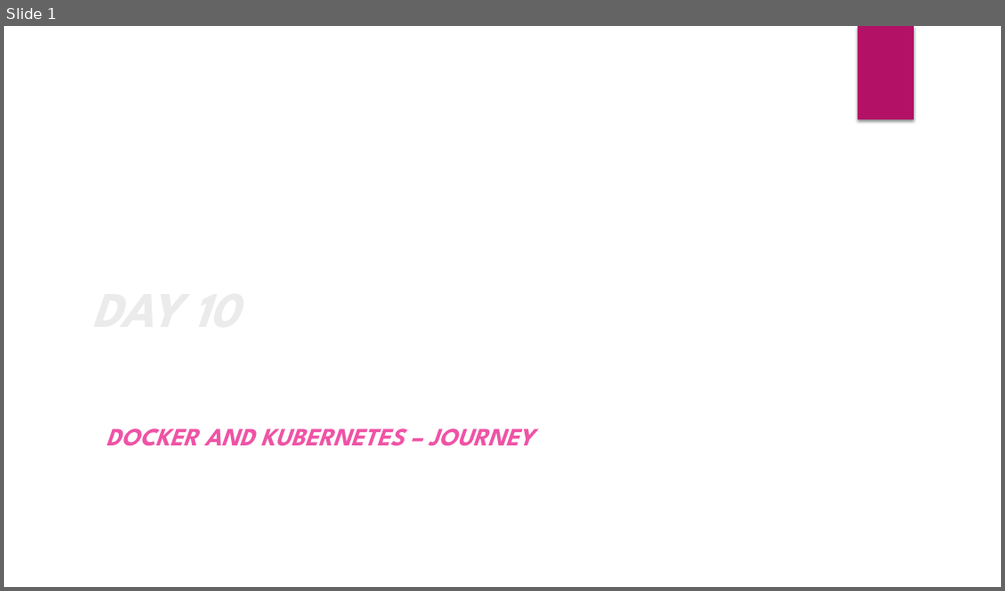
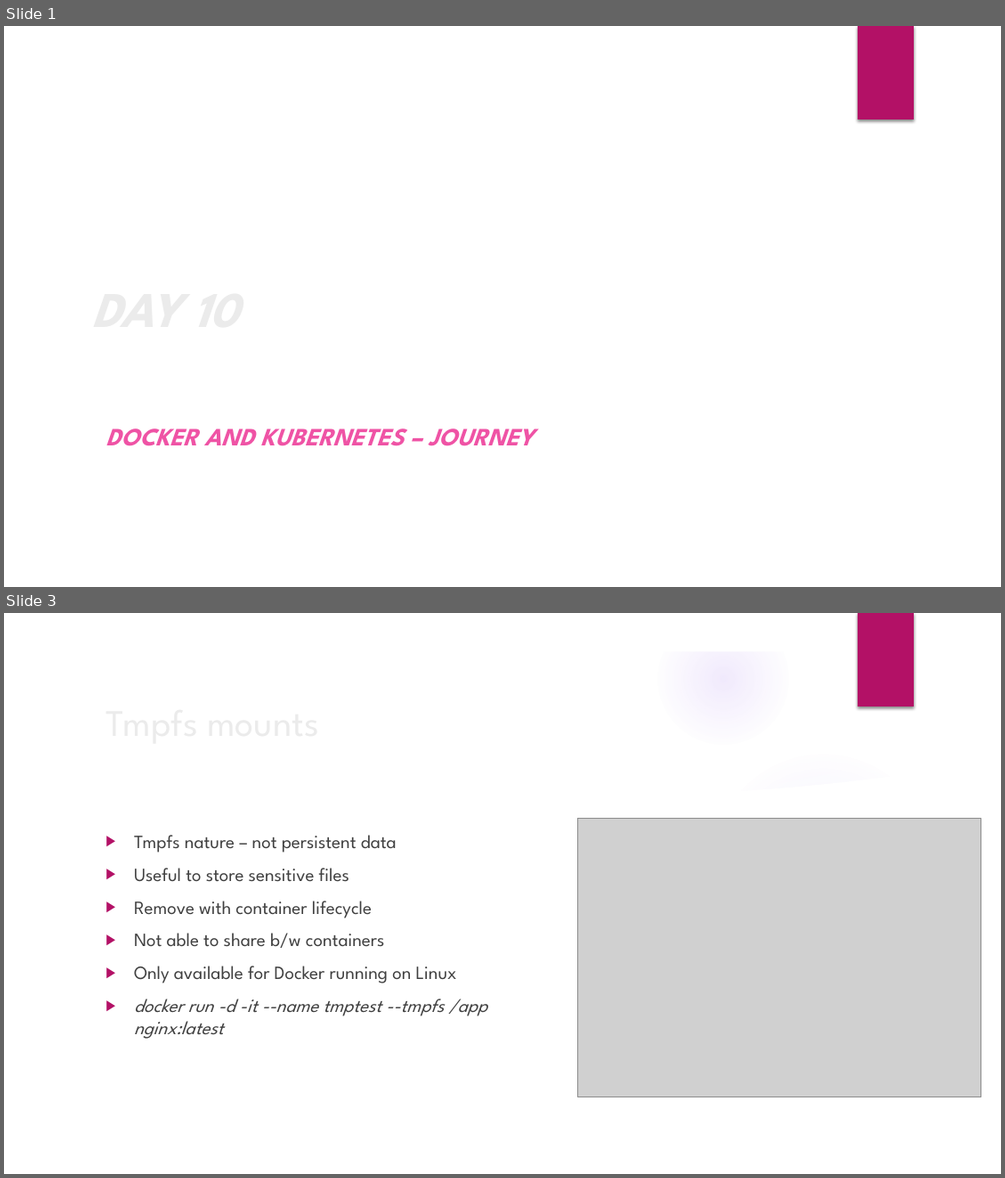
Before and after one commit to deepkumartraining/docker-k8s-April23, a slide deck: Day10/DockerAndKubernetes_Training-Day10.pptx. Shown one above the other, each under a label of ours: slide 1 before the commit, slides 1 and 3 after it; the slides between them are not shown. The pictures are 1005x591 and 1005x1178 pixels, drawn with LibreOffice and Linux fonts; fonts in the diff are those of the drawing; grey boxes stand for pictures; background and template pictures are left out. Boxes give left, top, right and bottom in pixels: in the first picture for what was removed or moved away, otherwise in the second. Text is boxed around its words. In the diff, an @@ line names an element or a change of style, - is before the commit and + after.

```diff
--- a/Day10/DockerAndKubernetes_Training-Day10.pptx
+++ b/Day10/DockerAndKubernetes_Training-Day10.pptx
@@ slide 3 added at (x1=4, y1=613, x2=1001, y2=1174), background picture (left out); not listed: 1 template element that a slide beside it also shows @@
@@ group added at (x1=4, y1=613, x2=1001, y2=1174): 5 ellipses, 3 freeform shapes @@
@@ picture added at (x1=578, y1=818, x2=980, y2=1097) @@
@@ title added at (x1=134, y1=835, x2=180, y2=852), 36 pt, text #EBEBEB @@
+Tmpfs mounts
@@ text added at (x1=134, y1=835, x2=487, y2=1038), 18 pt, text #404040 @@
+▶ Tmpfs nature – not persistent data
+▶ Useful to store sensitive files
+▶ Remove with container lifecycle
+▶ Not able to share b/w containers
+▶ Only available for Docker running on Linux
+▶ docker run -d -it --name tmptest --tmpfs /app nginx:latest
```
Also in this commit, not shown: 2 slides changed, 2 other slides added, 1 slide removed, 4 other files.
